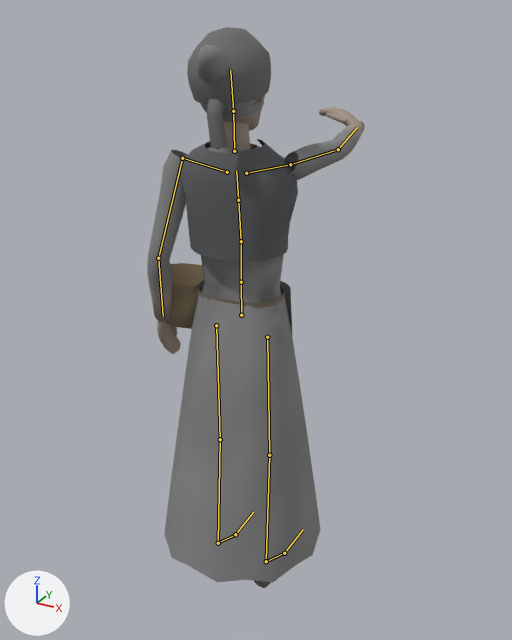
Two versions of the glTF model assets/models/characters/skaa_woman.glb, one commit apart.
One viewpoint serves both versions: a 50 mm camera at (0.9, -1.554, 1.671) aimed at (-0.049, 0.171, 0.809). Every picture has the same lights, and +X, +Y and +Z are marked at lower left. The picture after the commit comes second. Both versions are drawn at frame 6 of the action 'push'; the numbers are the values there. The bones that change, and the others that lie on the model, are drawn over the model as lines.

Names of what the first picture shows: 'G_basket', 'G_headscarf', 'G_shawl', 'Skaa_woman'.
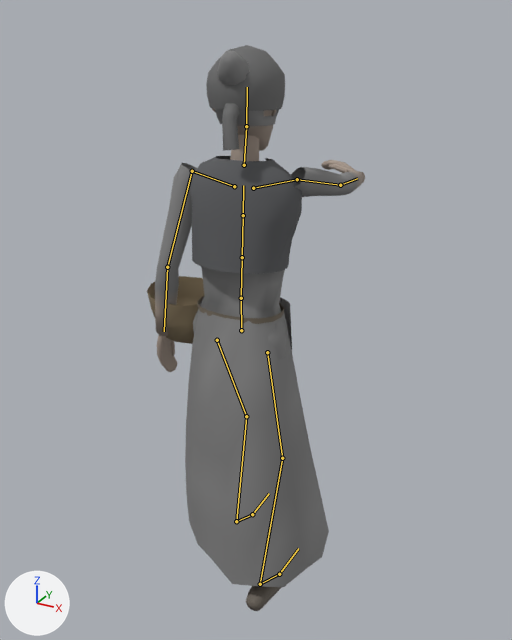
Pixel boxes [x1, y1, x2, y2] of what changed, in the pictures (512 x 640 px):
'Skaa_woman', posed
    before: [147, 45, 365, 588]
    after: [155, 50, 365, 611]
'G_shawl', posed
    before: [179, 139, 298, 262]
    after: [188, 156, 302, 274]
'G_headscarf', posed (12% shorter)
    before: [187, 27, 271, 148]
    after: [206, 45, 285, 151]
'G_basket', posed
    before: [166, 263, 204, 329]
    after: [147, 276, 204, 344]
bone 'Hips', root to tip
    before: (241, 315) to (241, 282)
    after: (241, 330) to (241, 298)
bone 'Spine', root to tip
    before: (241, 282) to (241, 241)
    after: (241, 298) to (242, 257)
bone 'Chest', root to tip
    before: (241, 241) to (238, 200)
    after: (242, 257) to (243, 215)
bone 'UpperChest', root to tip
    before: (238, 200) to (236, 171)
    after: (243, 215) to (243, 185)
bone 'LeftUpperArm', root to tip
    before: (182, 158) to (158, 258)
    after: (192, 171) to (167, 267)
bone 'LeftLowerArm', root to tip
    before: (158, 258) to (163, 316)
    after: (167, 267) to (164, 331)
bone 'RightUpperLeg', root to tip
    before: (267, 337) to (269, 455)
    after: (267, 352) to (282, 458)
bone 'RightLowerLeg', root to tip
    before: (269, 455) to (266, 561)
    after: (282, 458) to (260, 584)
bone 'RightFoot', root to tip
    before: (266, 561) to (284, 553)
    after: (260, 584) to (279, 574)
bone 'LeftUpperLeg', root to tip
    before: (216, 325) to (220, 439)
    after: (217, 340) to (246, 416)
bone 'LeftLowerLeg', root to tip
    before: (220, 439) to (218, 543)
    after: (246, 416) to (236, 521)
bone 'LeftFoot', root to tip
    before: (218, 543) to (235, 534)
    after: (236, 521) to (252, 514)

The edits, one by one:
Bone 'Hips' (bone_hips) moves from (0.0, 0.0, 0.0) to (0.0, -0.046, 0.0).
Bone 'Spine' (bone_spine) turns from (-2, 3, 0) to (2, 3, 0) degrees about its own x, y and z.
Bone 'Chest' (bone_chest) turns from (-2, 4, 0) to (3, 4, 0) degrees about its own x, y and z.
Bone 'UpperChest' (bone_upperchest) turns from (-2, 4, 0) to (3, 4, 0) degrees about its own x, y and z.
Bone 'LeftUpperArm' (bone_leftupperarm) turns from (-14, 4, -30) to (0, 1, -30) degrees about its own x, y and z.
Bone 'LeftLowerArm' (bone_leftlowerarm) turns from (29, 0, 0) to (18, 0, 0) degrees about its own x, y and z.
Bone 'RightUpperLeg' (bone_rightupperleg) turns from (0, 0, 0) to (8, 0, -2) degrees about its own x, y and z.
Bone 'RightLowerLeg' (bone_rightlowerleg) turns from (0, 0, 0) to (-32, 0, 0) degrees about its own x, y and z.
Bone 'RightFoot' (bone_rightfoot) turns from (0, 0, 0) to (23, 2, 2) degrees about its own x, y and z.
Bone 'LeftUpperLeg' (bone_leftupperleg) turns from (0, 0, 0) to (25, 0, 0) degrees about its own x, y and z.
Bone 'LeftLowerLeg' (bone_leftlowerleg) turns from (0, 0, 0) to (-32, 0, 0) degrees about its own x, y and z.
Bone 'LeftFoot' (bone_leftfoot) turns from (0, 0, 0) to (6, 0, 0) degrees about its own x, y and z.
